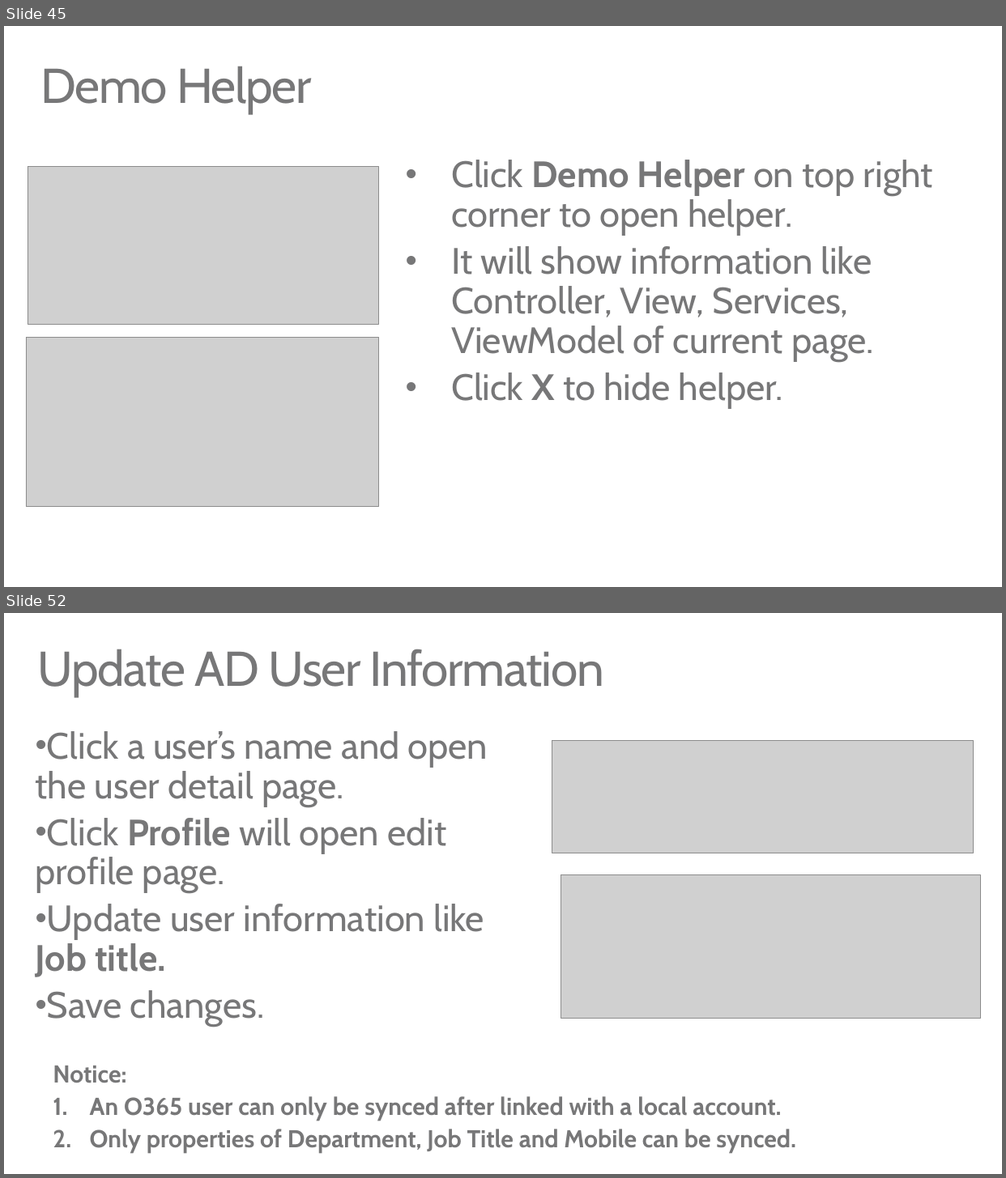
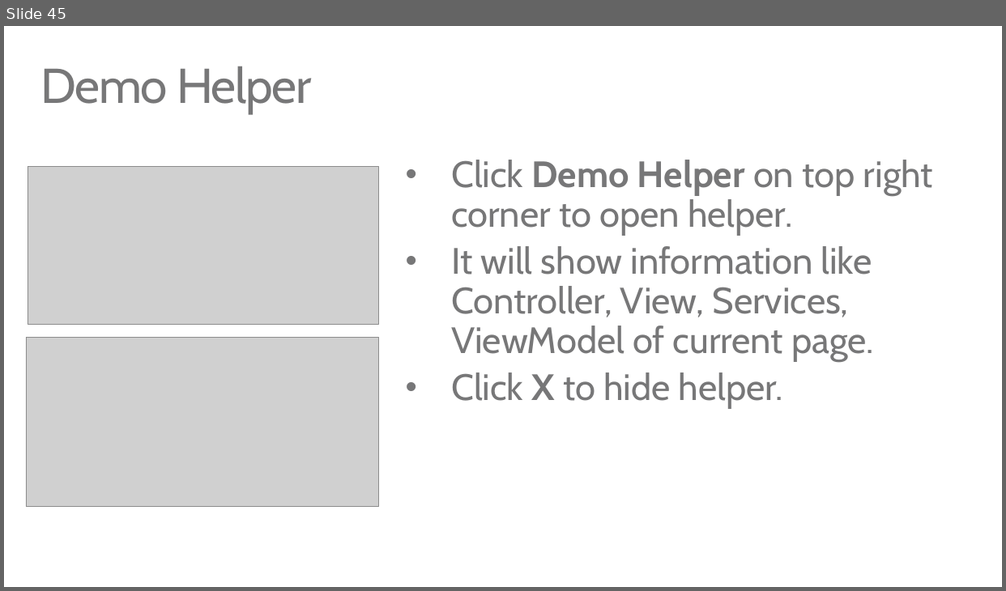
Before and after one commit to TylerLu/EDUGraphAPI-PHP, a slide deck: EDU GRAPH-API Demo Script.pptx. Shown one above the other, each under a label of ours: slides 45 and 52 before the commit, slide 45 after it; the slides between them are not shown. The pictures are 1006x1178 and 1006x591 pixels, drawn with LibreOffice and Linux fonts; fonts in the diff are those of the drawing; grey boxes stand for pictures. Boxes give left, top, right and bottom in pixels: in the first picture for what was removed or moved away, otherwise in the second. Text is boxed around its words. In the diff, an @@ line names an element or a change of style, - is before the commit and + after.

Commit message:
Remove web job.

```diff
--- a/EDU GRAPH-API Demo Script.pptx
+++ b/EDU GRAPH-API Demo Script.pptx
@@ slide 52 removed at bbox=[4, 613, 1002, 1174], background #FFFFFF @@
@@ title removed at bbox=[38, 649, 604, 696] @@
-Update AD User Information
@@ text removed at bbox=[36, 731, 488, 1027] @@
-• Click a user’s name and open the user detail page.
-• Click Profile will open edit profile page.
-• Update user information like Job title.
-• Save changes.
@@ picture removed at bbox=[552, 741, 974, 853] @@
@@ picture removed at bbox=[561, 875, 980, 1018] @@
@@ text removed at bbox=[53, 1066, 796, 1153] @@
-Notice:
-1. An O365 user can only be synced after linked with a local account.
-2. Only properties of Department, Job Title and Mobile can be synced.
```
Also in this commit, not shown: 7 other slides removed.
